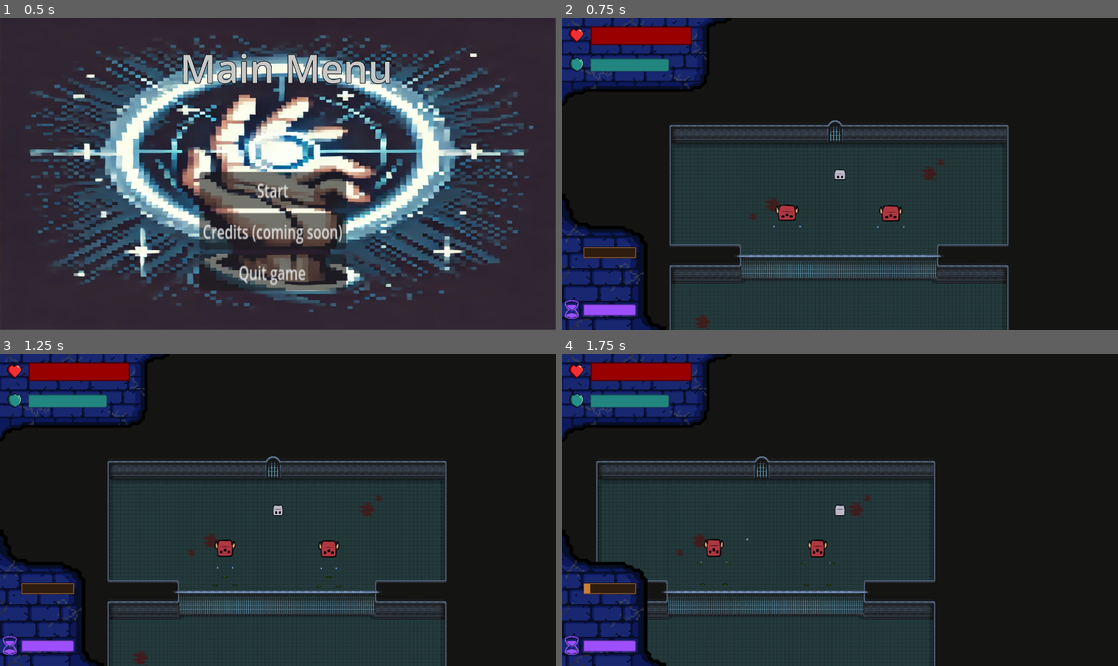
Above: before the commit, frames 1-4 (two rows, left to right).
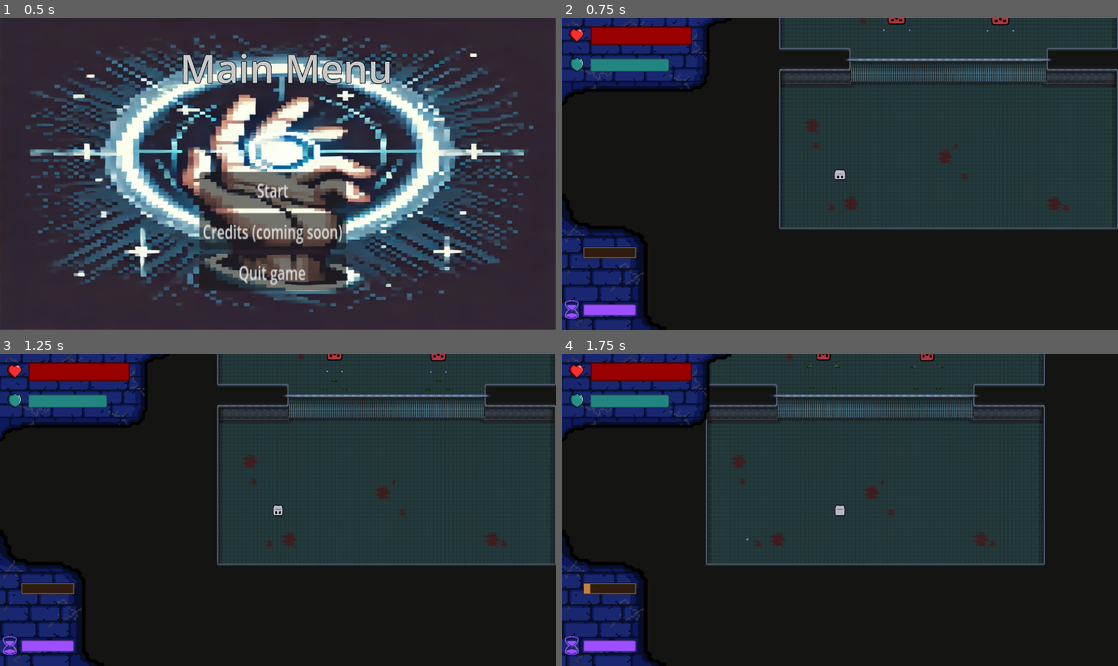
Above: after the commit, the same moments.

Repository: TheMilanMiracle/pyramid-scam-games-game
Game: Godot game, scene res://scenes/UI/main_menu.tscn
Same seed, same stepped clock (60 frames per second), same inputs: the game is played once before the commit and once after it. The engine's default icon, where the game draws it, is replaced by a stand-in: a white triangle on a blue panel in a dark square.
Inputs (mouse positions are in pixels of both pictures, inside the frame that each line leads up to):
- Up to frame 1 (0.5 s): no input
- Up to frame 2 (0.75 s): click "Start" at 0.5 s
- Up to frame 3 (1.25 s): no input
- Up to frame 4 (1.75 s): move the mouse to (784, 547) at 1.27 s; hold D (right) from 1.28 s (still down); hold F (force) from 1.28 s (still down); click (784, 547) at 1.42 s

Frame 1 is identical in both runs. In frame 2, 49% of the frame differs, in the area x 19-100%, y 0-100%; in frame 3, 49%; in frame 4, 47%.

Commit message:
Update rooms designs

Diff:
--- a/juego-single/resources/tile_set.tres
+++ b/juego-single/resources/tile_set.tres
@@ -7,9 +7,13 @@
 [sub_resource type="TileSetAtlasSource" id="TileSetAtlasSource_jr43u"]
 texture = ExtResource("1_cewmv")
 0:0/0 = 0
+0:0/0/physics_layer_0/polygon_0/points = PackedVector2Array(-8, -8, 8, -8, 8, 8, -8, 8)
 1:0/0 = 0
+1:0/0/physics_layer_0/polygon_0/points = PackedVector2Array(-8, -8, 8, -8, 8, 8, -8, 8)
 2:0/0 = 0
+2:0/0/physics_layer_0/polygon_0/points = PackedVector2Array(-8, -8, 8, -8, 8, 8, -8, 8)
 3:0/0 = 0
+3:0/0/physics_layer_0/polygon_0/points = PackedVector2Array(-8, -8, 8, -8, 8, 8, -8, 8)
 4:0/0 = 0
 5:0/0 = 0
 6:0/0 = 0
@@ -30,9 +34,13 @@
 21:0/0 = 0
 22:0/0 = 0
 0:1/0 = 0
+0:1/0/physics_layer_0/polygon_0/points = PackedVector2Array(-8, -8, 8, -8, 8, 8, -8, 8)
 1:1/0 = 0
+1:1/0/physics_layer_0/polygon_0/points = PackedVector2Array(-8, -8, 8, -8, 8, 8, -8, 8)
 2:1/0 = 0
+2:1/0/physics_layer_0/polygon_0/points = PackedVector2Array(-8, -8, 8, -8, 8, 8, -8, 8)
 3:1/0 = 0
+3:1/0/physics_layer_0/polygon_0/points = PackedVector2Array(-8, -8, 8, -8, 8, 8, -8, 8)
 4:1/0 = 0
 5:1/0 = 0
 6:1/0 = 0
@@ -53,9 +61,13 @@
 21:1/0 = 0
 22:1/0 = 0
 0:2/0 = 0
+0:2/0/physics_layer_0/polygon_0/points = PackedVector2Array(-8, -8, 8, -8, 8, 8, -8, 8)
 1:2/0 = 0
+1:2/0/physics_layer_0/polygon_0/points = PackedVector2Array(-8, -8, 8, -8, 8, 8, -8, 8)
 2:2/0 = 0
+2:2/0/physics_layer_0/polygon_0/points = PackedVector2Array(-8, -8, 8, -8, 8, 8, -8, 8)
 3:2/0 = 0
+3:2/0/physics_layer_0/polygon_0/points = PackedVector2Array(-8, -8, 8, -8, 8, 8, -8, 8)
 4:2/0 = 0
 5:2/0 = 0
 6:2/0 = 0
@@ -76,15 +88,20 @@
 21:2/0 = 0
 22:2/0 = 0
 0:3/0 = 0
+0:3/0/physics_layer_0/polygon_0/points = PackedVector2Array(-8, -8, 8, -8, 8, 8, -8, 8)
 1:3/0 = 0
+1:3/0/physics_layer_0/polygon_0/points = PackedVector2Array(-8, -8, 8, -8, 8, 8, -8, 8)
 2:3/0 = 0
+2:3/0/physics_layer_0/polygon_0/points = PackedVector2Array(-8, -8, 8, -8, 8, 8, -8, 8)
 3:3/0 = 0
+3:3/0/physics_layer_0/polygon_0/points = PackedVector2Array(-8, -8, 8, -8, 8, 8, -8, 8)
 4:3/0 = 0
 5:3/0 = 0
 6:3/0 = 0
 7:3/0 = 0
 8:3/0 = 0
 9:3/0 = 0
+9:3/0/physics_layer_0/polygon_0/points = PackedVector2Array(-8, -8, 8, -8, 8, 8, -8, 8)
 10:3/0 = 0
 11:3/0 = 0
 12:3/0 = 0
@@ -98,15 +115,21 @@
 20:3/0 = 0
 21:3/0 = 0
 0:4/0 = 0
+0:4/0/physics_layer_0/polygon_0/points = PackedVector2Array(-8, -8, 8, -8, 8, 8, -8, 8)
 1:4/0 = 0
+1:4/0/physics_layer_0/polygon_0/points = PackedVector2Array(-8, -8, 8, -8, 8, 8, -8, 8)
 2:4/0 = 0
+2:4/0/physics_layer_0/polygon_0/points = PackedVector2Array(-8, -8, 8, -8, 8, 8, -8, 8)
 3:4/0 = 0
+3:4/0/physics_layer_0/polygon_0/points = PackedVector2Array(-8, -8, 8, -8, 8, 8, -8, 8)
 4:4/0 = 0
+4:4/0/physics_layer_0/polygon_0/points = PackedVector2Array(-8, -8, 8, -8, 8, 8, -8, 8)
 5:4/0 = 0
 6:4/0 = 0
 7:4/0 = 0
 8:4/0 = 0
 9:4/0 = 0
+9:4/0/physics_layer_0/polygon_0/points = PackedVector2Array(-8, -8, 8, -8, 8, 8, -8, 8)
 10:4/0 = 0
 11:4/0 = 0
 12:4/0 = 0
@@ -120,15 +143,21 @@
 20:4/0 = 0
 21:4/0 = 0
 0:5/0 = 0
+0:5/0/physics_layer_0/polygon_0/points = PackedVector2Array(-8, -8, 8, -8, 8, 8, -8, 8)
 1:5/0 = 0
+1:5/0/physics_layer_0/polygon_0/points = PackedVector2Array(-8, -8, 8, -8, 8, 8, -8, 8)
 2:5/0 = 0
+2:5/0/physics_layer_0/polygon_0/points = PackedVector2Array(-8, -8, 8, -8, 8, 8, -8, 8)
 3:5/0 = 0
+3:5/0/physics_layer_0/polygon_0/points = PackedVector2Array(-8, -8, 8, -8, 8, 8, -8, 8)
 4:5/0 = 0
+4:5/0/physics_layer_0/polygon_0/points = PackedVector2Array(-8, -8, 8, -8, 8, 8, -8, 8)
 5:5/0 = 0
 6:5/0 = 0
 7:5/0 = 0
 8:5/0 = 0
 9:5/0 = 0
+9:5/0/physics_layer_0/polygon_0/points = PackedVector2Array(-8, -8, 8, -8, 8, 8, -8, 8)
 10:5/0 = 0
 12:5/0 = 0
 13:5/0 = 0
@@ -139,15 +168,21 @@
 18:5/0 = 0
 19:5/0 = 0
 0:6/0 = 0
+0:6/0/physics_layer_0/polygon_0/points = PackedVector2Array(-8, -8, 8, -8, 8, 8, -8, 8)
 1:6/0 = 0
+1:6/0/physics_layer_0/polygon_0/points = PackedVector2Array(-8, -8, 8, -8, 8, 8, -8, 8)
 2:6/0 = 0
+2:6/0/physics_layer_0/polygon_0/points = PackedVector2Array(-8, -8, 8, -8, 8, 8, -8, 8)
 3:6/0 = 0
+3:6/0/physics_layer_0/polygon_0/points = PackedVector2Array(-8, -8, 8, -8, 8, 8, -8, 8)
 4:6/0 = 0
+4:6/0/physics_layer_0/polygon_0/points = PackedVector2Array(-8, -8, 8, -8, 8, 8, -8, 8)
 5:6/0 = 0
 6:6/0 = 0
 7:6/0 = 0
 8:6/0 = 0
 9:6/0 = 0
+9:6/0/physics_layer_0/polygon_0/points = PackedVector2Array(-8, -8, 8, -8, 8, 8, -8, 8)
 10:6/0 = 0
 11:6/0 = 0
 12:6/0 = 0
@@ -158,41 +193,59 @@
 20:6/0 = 0
 21:6/0 = 0
 0:7/0 = 0
+0:7/0/physics_layer_0/polygon_0/points = PackedVector2Array(-8, -8, 8, -8, 8, 8, -8, 8)
 1:7/0 = 0
+1:7/0/physics_layer_0/polygon_0/points = PackedVector2Array(-8, -8, 8, -8, 8, 8, -8, 8)
 2:7/0 = 0
+2:7/0/physics_layer_0/polygon_0/points = PackedVector2Array(-8, -8, 8, -8, 8, 8, -8, 8)
 3:7/0 = 0
+3:7/0/physics_layer_0/polygon_0/points = PackedVector2Array(-8, -8, 8, -8, 8, 8, -8, 8)
 4:7/0 = 0
+4:7/0/physics_layer_0/polygon_0/points = PackedVector2Array(-8, -8, 8, -8, 8, 8, -8, 8)
 5:7/0 = 0
 6:7/0 = 0
 7:7/0 = 0
 8:7/0 = 0
 9:7/0 = 0
+9:7/0/physics_layer_0/polygon_0/points = PackedVector2Array(-8, -8, 8, -8, 8, 8, -8, 8)
 10:7/0 = 0
 11:7/0 = 0
 14:7/0 = 0
 0:8/0 = 0
+0:8/0/physics_layer_0/polygon_0/points = PackedVector2Array(-8, -8, 8, -8, 8, 8, -8, 8)
 1:8/0 = 0
+1:8/0/physics_layer_0/polygon_0/points = PackedVector2Array(-8, -8, 8, -8, 8, 8, -8, 8)
 2:8/0 = 0
+2:8/0/physics_layer_0/polygon_0/points = PackedVector2Array(-8, -8, 8, -8, 8, 8, -8, 8)
 3:8/0 = 0
+3:8/0/physics_layer_0/polygon_0/points = PackedVector2Array(-8, -8, 8, -8, 8, 8, -8, 8)
 4:8/0 = 0
+4:8/0/physics_layer_0/polygon_0/points = PackedVector2Array(-8, -8, 8, -8, 8, 8, -8, 8)
 5:8/0 = 0
 6:8/0 = 0
 7:8/0 = 0
 8:8/0 = 0
 9:8/0 = 0
+9:8/0/physics_layer_0/polygon_0/points = PackedVector2Array(-8, -8, 8, -8, 8, 8, -8, 8)
 10:8/0 = 0
 11:8/0 = 0
 14:8/0 = 0
 0:9/0 = 0
+0:9/0/physics_layer_0/polygon_0/points = PackedVector2Array(-8, -8, 8, -8, 8, 8, -8, 8)
 1:9/0 = 0
+1:9/0/physics_layer_0/polygon_0/points = PackedVector2Array(-8, -8, 8, -8, 8, 8, -8, 8)
 2:9/0 = 0
+2:9/0/physics_layer_0/polygon_0/points = PackedVector2Array(-8, -8, 8, -8, 8, 8, -8, 8)
 3:9/0 = 0
+3:9/0/physics_layer_0/polygon_0/points = PackedVector2Array(-8, -8, 8, -8, 8, 8, -8, 8)
 4:9/0 = 0
+4:9/0/physics_layer_0/polygon_0/points = PackedVector2Array(-8, -8, 8, -8, 8, 8, -8, 8)
 5:9/0 = 0
 6:9/0 = 0
 7:9/0 = 0
 8:9/0 = 0
 9:9/0 = 0
+9:9/0/physics_layer_0/polygon_0/points = PackedVector2Array(-8, -8, 8, -8, 8, 8, -8, 8)
 10:9/0 = 0
 11:9/0 = 0
 14:9/0 = 0
@@ -205,6 +258,7 @@
 7:10/0 = 0
 8:10/0 = 0
 9:10/0 = 0
+9:10/0/physics_layer_0/polygon_0/points = PackedVector2Array(-8, -8, 8, -8, 8, 8, -8, 8)
 0:11/0 = 0
 1:11/0 = 0
 2:11/0 = 0
@@ -234,43 +288,79 @@
 8:13/0 = 0
 9:13/0 = 0
 0:14/0 = 0
+0:14/0/physics_layer_0/polygon_0/points = PackedVector2Array(-8, -8, 8, -8, 8, 8, -8, 8)
 1:14/0 = 0
+1:14/0/physics_layer_0/polygon_0/points = PackedVector2Array(-8, -8, 8, -8, 8, 8, -8, 8)
 2:14/0 = 0
+2:14/0/physics_layer_0/polygon_0/points = PackedVector2Array(-8, -8, 8, -8, 8, 8, -8, 8)
 3:14/0 = 0
+3:14/0/physics_layer_0/polygon_0/points = PackedVector2Array(-8, -8, 8, -8, 8, 8, -8, 8)
 4:14/0 = 0
+4:14/0/physics_layer_0/polygon_0/points = PackedVector2Array(-8, -8, 8, -8, 8, 8, -8, 8)
 5:14/0 = 0
+5:14/0/physics_layer_0/polygon_0/points = PackedVector2Array(-8, -8, 8, -8, 8, 8, -8, 8)
 6:14/0 = 0
+6:14/0/physics_layer_0/polygon_0/points = PackedVector2Array(-8, -8, 8, -8, 8, 8, -8, 8)
 7:14/0 = 0
+7:14/0/physics_layer_0/polygon_0/points = PackedVector2Array(-8, -8, 8, -8, 8, 8, -8, 8)
 8:14/0 = 0
+8:14/0/physics_layer_0/polygon_0/points = PackedVector2Array(-8, -8, 8, -8, 8, 8, -8, 8)
 9:14/0 = 0
 0:15/0 = 0
+0:15/0/physics_layer_0/polygon_0/points = PackedVector2Array(-8, -8, 8, -8, 8, 8, -8, 8)
 1:15/0 = 0
+1:15/0/physics_layer_0/polygon_0/points = PackedVector2Array(-8, -8, 8, -8, 8, 8, -8, 8)
 2:15/0 = 0
+2:15/0/physics_layer_0/polygon_0/points = PackedVector2Array(-8, -8, 8, -8, 8, 8, -8, 8)
 3:15/0 = 0
+3:15/0/physics_layer_0/polygon_0/points = PackedVector2Array(-8, -8, 8, -8, 8, 8, -8, 8)
 4:15/0 = 0
+4:15/0/physics_layer_0/polygon_0/points = PackedVector2Array(-8, -8, 8, -8, 8, 8, -8, 8)
 5:15/0 = 0
+5:15/0/physics_layer_0/polygon_0/points = PackedVector2Array(-8, -8, 8, -8, 8, 8, -8, 8)
 6:15/0 = 0
+6:15/0/physics_layer_0/polygon_0/points = PackedVector2Array(-8, -8, 8, -8, 8, 8, -8, 8)
 7:15/0 = 0
+7:15/0/physics_layer_0/polygon_0/points = PackedVector2Array(-8, -8, 8, -8, 8, 8, -8, 8)
 8:15/0 = 0
+8:15/0/physics_layer_0/polygon_0/points = PackedVector2Array(-8, -8, 8, -8, 8, 8, -8, 8)
 9:15/0 = 0
 0:16/0 = 0
+0:16/0/physics_layer_0/polygon_0/points = PackedVector2Array(-8, -8, 8, -8, 8, 8, -8, 8)
 1:16/0 = 0
+1:16/0/physics_layer_0/polygon_0/points = PackedVector2Array(-8, -8, 8, -8, 8, 8, -8, 8)
 2:16/0 = 0
+2:16/0/physics_layer_0/polygon_0/points = PackedVector2Array(-8, -8, 8, -8, 8, 8, -8, 8)
 3:16/0 = 0
+3:16/0/physics_layer_0/polygon_0/points = PackedVector2Array(-8, -8, 8, -8, 8, 8, -8, 8)
 4:16/0 = 0
+4:16/0/physics_layer_0/polygon_0/points = PackedVector2Array(-8, -8, 8, -8, 8, 8, -8, 8)
 5:16/0 = 0
+5:16/0/physics_layer_0/polygon_0/points = PackedVector2Array(-8, -8, 8, -8, 8, 8, -8, 8)
 6:16/0 = 0
+6:16/0/physics_layer_0/polygon_0/points = PackedVector2Array(-8, -8, 8, -8, 8, 8, -8, 8)
 7:16/0 = 0
+7:16/0/physics_layer_0/polygon_0/points = PackedVector2Array(-8, -8, 8, -8, 8, 8, -8, 8)
 8:16/0 = 0
+8:16/0/physics_layer_0/polygon_0/points = PackedVector2Array(-8, -8, 8, -8, 8, 8, -8, 8)
 0:17/0 = 0
+0:17/0/physics_layer_0/polygon_0/points = PackedVector2Array(-8, -8, 8, -8, 8, 8, -8, 8)
 1:17/0 = 0
+1:17/0/physics_layer_0/polygon_0/points = PackedVector2Array(-8, -8, 8, -8, 8, 8, -8, 8)
 2:17/0 = 0
+2:17/0/physics_layer_0/polygon_0/points = PackedVector2Array(-8, -8, 8, -8, 8, 8, -8, 8)
 3:17/0 = 0
+3:17/0/physics_layer_0/polygon_0/points = PackedVector2Array(-8, -8, 8, -8, 8, 8, -8, 8)
 4:17/0 = 0
+4:17/0/physics_layer_0/polygon_0/points = PackedVector2Array(-8, -8, 8, -8, 8, 8, -8, 8)
 5:17/0 = 0
+5:17/0/physics_layer_0/polygon_0/points = PackedVector2Array(-8, -8, 8, -8, 8, 8, -8, 8)
 6:17/0 = 0
+6:17/0/physics_layer_0/polygon_0/points = PackedVector2Array(-8, -8, 8, -8, 8, 8, -8, 8)
 7:17/0 = 0
+7:17/0/physics_layer_0/polygon_0/points = PackedVector2Array(-8, -8, 8, -8, 8, 8, -8, 8)
 8:17/0 = 0
+8:17/0/physics_layer_0/polygon_0/points = PackedVector2Array(-8, -8, 8, -8, 8, 8, -8, 8)
 1:18/0 = 0
 4:18/0 = 0
 7:18/0 = 0
@@ -663,7 +753,9 @@
 1:0/0 = 0
 3:0/0 = 0
 4:0/0 = 0
+4:0/0/physics_layer_0/polygon_0/points = PackedVector2Array(-8, -8, 8, -8, 8, 8, -8, 8)
 5:0/0 = 0
+5:0/0/physics_layer_0/polygon_0/points = PackedVector2Array(-8, -8, 8, -8, 8, 8, -8, 8)
 6:0/0 = 0
 7:0/0 = 0
 8:0/0 = 0
@@ -675,7 +767,9 @@
 2:1/0 = 0
 3:1/0 = 0
 4:1/0 = 0
+4:1/0/physics_layer_0/polygon_0/points = PackedVector2Array(-8, -8, 8, -8, 8, 8, -8, 8)
 5:1/0 = 0
+5:1/0/physics_layer_0/polygon_0/points = PackedVector2Array(-8, -8, 8, -8, 8, 8, -8, 8)
 6:1/0 = 0
 7:1/0 = 0
 8:1/0 = 0
@@ -689,7 +783,9 @@
 2:2/0 = 0
 3:2/0 = 0
 4:2/0 = 0
+4:2/0/physics_layer_0/polygon_0/points = PackedVector2Array(-8, -8, 8, -8, 8, 8, -8, 8)
 5:2/0 = 0
+5:2/0/physics_layer_0/polygon_0/points = PackedVector2Array(-8, -8, 8, -8, 8, 8, -8, 8)
 6:2/0 = 0
 7:2/0 = 0
 8:2/0 = 0
@@ -703,7 +799,9 @@
 2:3/0 = 0
 3:3/0 = 0
 4:3/0 = 0
+4:3/0/physics_layer_0/polygon_0/points = PackedVector2Array(-8, -8, 8, -8, 8, 8, -8, 8)
 5:3/0 = 0
+5:3/0/physics_layer_0/polygon_0/points = PackedVector2Array(-8, -8, 8, -8, 8, 8, -8, 8)
 6:3/0 = 0
 7:3/0 = 0
 8:3/0 = 0
@@ -716,7 +814,9 @@
 2:4/0 = 0
 3:4/0 = 0
 4:4/0 = 0
+4:4/0/physics_layer_0/polygon_0/points = PackedVector2Array(-8, -8, 8, -8, 8, 8, -8, 8)
 5:4/0 = 0
+5:4/0/physics_layer_0/polygon_0/points = PackedVector2Array(-8, -8, 8, -8, 8, 8, -8, 8)
 6:4/0 = 0
 7:4/0 = 0
 8:4/0 = 0
@@ -733,8 +833,11 @@
 9:5/0 = 0
 10:5/0 = 0
 12:5/0 = 0
+12:5/0/physics_layer_0/polygon_0/points = PackedVector2Array(-8, -8, 8, -8, 8, 8, -8, 8)
 13:5/0 = 0
+13:5/0/physics_layer_0/polygon_0/points = PackedVector2Array(-8, -8, 8, -8, 8, 8, -8, 8)
 14:5/0 = 0
+14:5/0/physics_layer_0/polygon_0/points = PackedVector2Array(-8, -8, 8, -8, 8, 8, -8, 8)
 0:6/0 = 0
 1:6/0 = 0
 2:6/0 = 0
@@ -747,8 +850,11 @@
 10:6/0 = 0
 11:6/0 = 0
 12:6/0 = 0
+12:6/0/physics_layer_0/polygon_0/points = PackedVector2Array(-8, -8, 8, -8, 8, 8, -8, 8)
 13:6/0 = 0
+13:6/0/physics_layer_0/polygon_0/points = PackedVector2Array(-8, -8, 8, -8, 8, 8, -8, 8)
 14:6/0 = 0
+14:6/0/physics_layer_0/polygon_0/points = PackedVector2Array(-8, -8, 8, -8, 8, 8, -8, 8)
 1:7/0 = 0
 2:7/0 = 0
 4:7/0 = 0
@@ -855,7 +961,7 @@
 9:15/0 = 0
 
 [resource]
-physics_layer_0/collision_layer = 1
+physics_layer_0/collision_layer = 9
 terrain_set_0/mode = 0
 terrain_set_0/terrain_0/name = "Floor"
 terrain_set_0/terrain_0/color = Color(0.0267985, 0.438165, 0.463474, 1)
--- a/juego-single/scenes/rooms/basic_level.tscn
+++ b/juego-single/scenes/rooms/basic_level.tscn
@@ -1,7 +1,7 @@
 [gd_scene load_steps=14 format=4 uid="uid://cgwaw01x5qcir"]
 
 [ext_resource type="Texture2D" uid="uid://g4gccmvgw4a8" path="res://assets/Pixel Crawler - FREE - 1.8/Pixel Crawler - FREE - 1.8/Environment/Dungeon Prison/Assets/Tiles.png" id="1_8jkdo"]
-[ext_resource type="Script" path="res://scenes/rooms/basic_level.gd" id="1_ma6bm"]
+[ext_resource type="Script" path="res://scripts/rooms/basic_level.gd" id="1_ma6bm"]
 [ext_resource type="Texture2D" uid="uid://dstaw6c2vfp4s" path="res://assets/Pixel Crawler - FREE - 1.8/Pixel Crawler - FREE - 1.8/Environment/Dungeon Prison/Assets/Props.png" id="2_md2kn"]
 [ext_resource type="PackedScene" uid="uid://8bkc5iqcovta" path="res://scenes/entities/enemy.tscn" id="3_b78qf"]
 [ext_resource type="Script" path="res://scripts/entities/bullets_killzone.gd" id="4_gbh2k"]
--- a/juego-single/scenes/world.tscn
+++ b/juego-single/scenes/world.tscn
@@ -19,7 +19,8 @@
 scale = Vector2(2, 2)
 
 [node name="Player" parent="." node_paths=PackedStringArray("slow_area") instance=ExtResource("3_lq7cv")]
-position = Vector2(1038, 191)
+position = Vector2(365, 1399)
+collision_mask = 14
 slow_area = NodePath("../SlowArea")
 
 [node name="BulletsKillzone" type="Area2D" parent="."]
--- a/juego-single/scenes/rooms/basic_level.gd
+++ b/juego-single/scripts/rooms/basic_level.gd
@@ -1,15 +1,13 @@
 extends room
 
-var enemyCount = 2
+
 @onready var tile_map_layer_3: TileMapLayer = $TileMapLayer3
 @onready var tile_map_layer_4: TileMapLayer = $TileMapLayer4
 @onready var goal: CollisionShape2D = $Area2D/Goal
 
 func _ready() -> void:
-	pass
+	enemy_count = 2
 
-func enemyDead():
-	enemyCount -= 1
-	if enemyCount <= 0:
-		tile_map_layer_3.queue_free()
-		tile_map_layer_4.queue_free()
+func updateRoomState() -> void:
+	tile_map_layer_3.queue_free()
+	tile_map_layer_4.queue_free()
--- a/juego-single/scripts/rooms/room.gd
+++ b/juego-single/scripts/rooms/room.gd
@@ -1,2 +1,12 @@
 class_name room
 extends Node
+
+var enemy_count: int = 0
+
+func enemyDead() -> void:
+	enemy_count -= 1
+	if enemy_count == 0:
+		updateRoomState()
+
+func updateRoomState() -> void:
+	pass
--- /dev/null
+++ b/juego-single/scripts/rooms/room_01.gd
@@ -0,0 +1,11 @@
+extends room
+
+@onready var tile_map_layer_2: TileMapLayer = $TileMapLayer2
+@onready var tile_map_layer_3: TileMapLayer = $TileMapLayer3
+
+func _ready() -> void:
+	enemy_count = 2
+
+func updateRoomState() -> void:
+	tile_map_layer_2.queue_free()
+	tile_map_layer_3.queue_free()
Not shown, changed: juego-single/scenes/rooms/room_01.tscn
